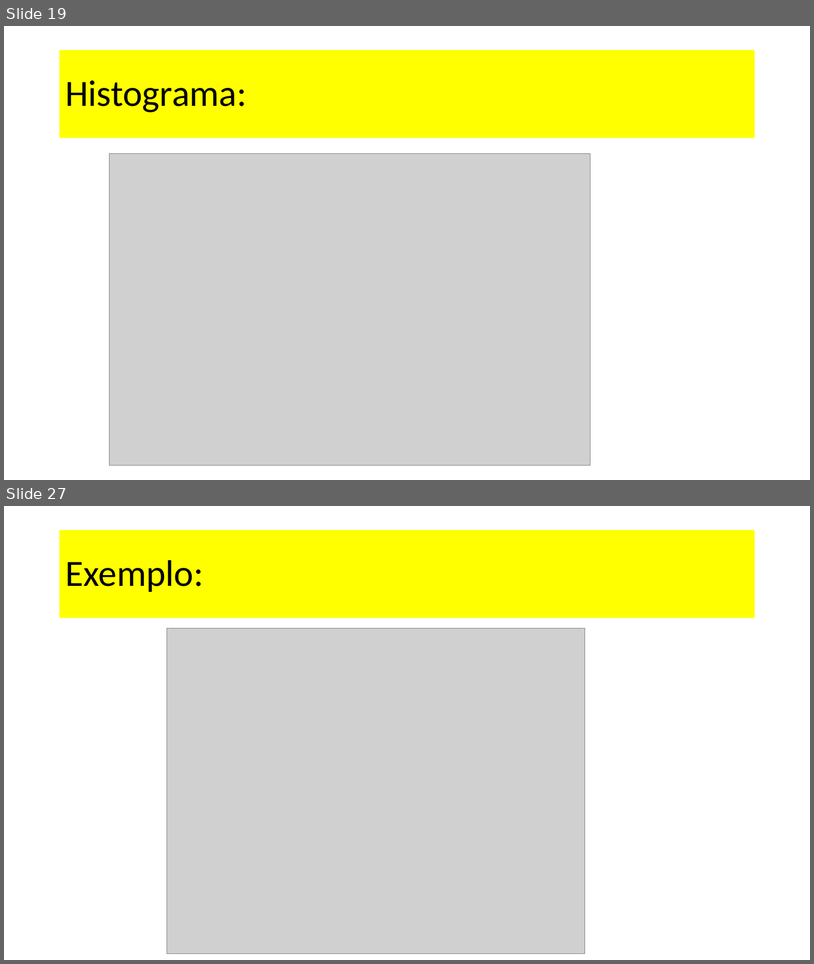
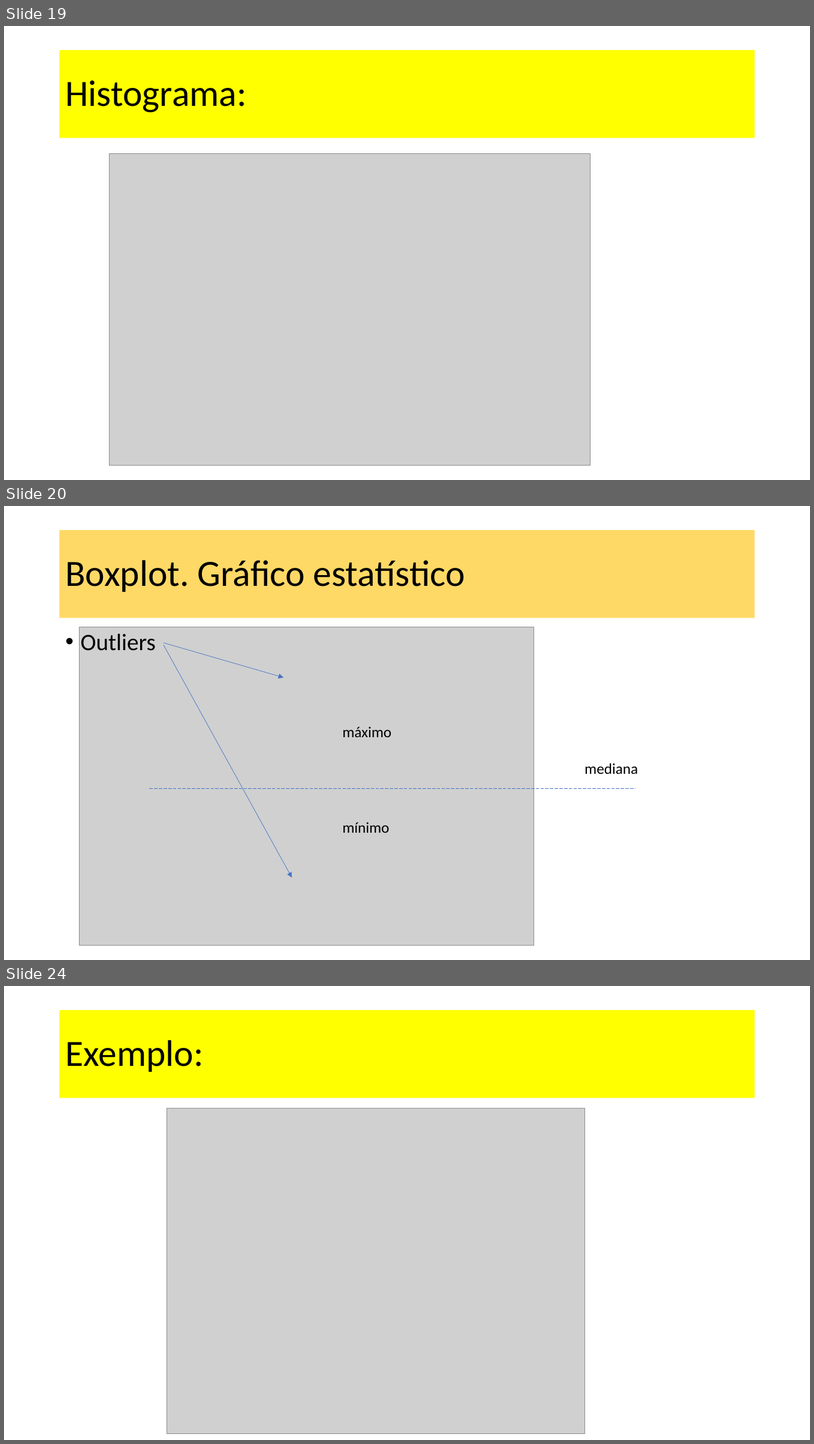
Before and after one commit to dourivaljunior/Curso-de-Python, a slide deck: curso Data Science aula matplolib.pptx. Shown one above the other, each under a label of ours: slides 19 and 27 before the commit, slides 19, 20 and 24 after it; the slides between them are not shown. The pictures are 814x964 and 814x1444 pixels, drawn with LibreOffice and Linux fonts; fonts in the diff are those of the drawing; grey boxes stand for pictures. Boxes give left, top, right and bottom in pixels: in the first picture for what was removed or moved away, otherwise in the second. Text is boxed around its words. In the diff, an @@ line names an element or a change of style, - is before the commit and + after.

```diff
--- a/curso Data Science aula matplolib.pptx
+++ b/curso Data Science aula matplolib.pptx
@@ slide 20 added at bbox=[4, 506, 810, 960], background #FFFFFF @@
@@ title added at bbox=[60, 530, 755, 618], fill #FFD966, 44 pt, text #000000 @@
+Boxplot. Gráfico estatístico
@@ picture added at bbox=[80, 627, 534, 945] @@
@@ text added at bbox=[81, 633, 156, 651], 28 pt, text #000000 @@
+• Outliers
@@ arrow added from (164, 643) to (284, 677), #4472C4 0.5 pt @@
@@ arrow added from (164, 645) to (292, 877), #4472C4 0.5 pt @@
@@ text added at bbox=[342, 726, 392, 737], 18 pt, text #000000 @@
+máximo
@@ text added at bbox=[585, 763, 638, 774], 18 pt, text #000000 @@
+mediana
@@ line added from (150, 789) to (636, 789), #4472C4 0.5 pt dashed @@
@@ text added at bbox=[342, 822, 389, 832], 18 pt, text #000000 @@
+mínimo
@@ what was slide 27 is now slide 24 @@
```
Also in this commit, not shown: 6 slides changed, 5 other slides added, 5 slides removed.
